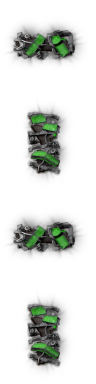
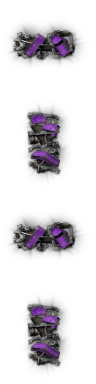
Comparing the layer stacks of the two 96 x 384 images. Changes:
added layer "tier 6" above "tier 5" over [19, 32, 72, 359]
hid "tier 4" over [19, 32, 72, 359]
